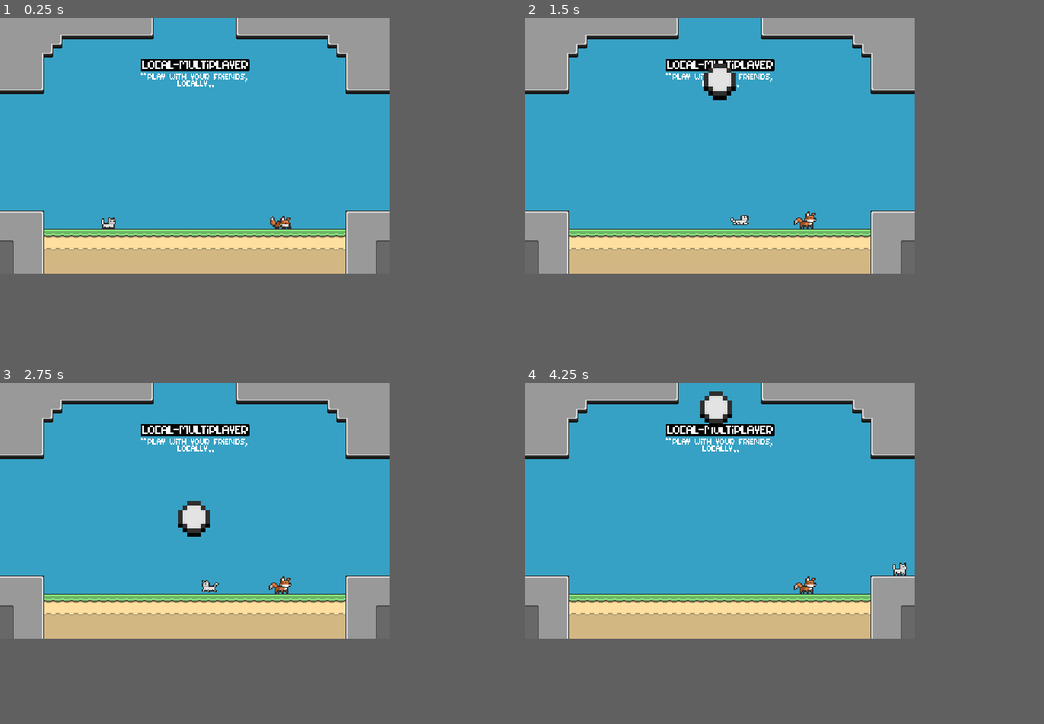
Above: before the commit, frames 1-4 (two rows, left to right).
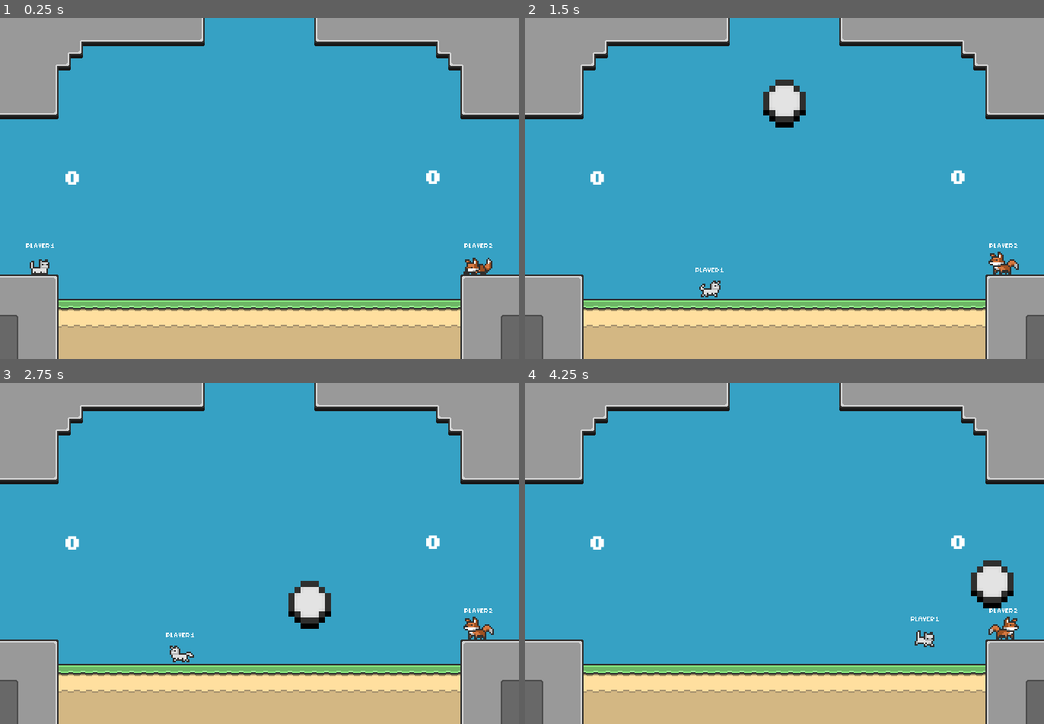
Above: after the commit, the same moments.

Repository: t0qen/juxtra-game
Game: Godot game, scene res://scenes/roots.tscn
Same seed, same stepped clock (60 frames per second), same inputs: the game is played once before the commit and once after it.
Inputs:
- Up to frame 1 (0.25 s): no input
- Up to frame 2 (1.5 s): tap Enter at 0.5 s; hold D (move_right_1) from 0.53 s (still down); tap X (dash_1) at 0.6 s; tap Z (jump_1) at 0.77 s; tap Keypad 0 (dash_2) at 1.35 s
- Up to frame 3 (2.75 s): tap Z (jump_1) at 1.52 s; release D (move_right_1) at 2.03 s; hold Q (move_left_1) from 2.03 s (still down); hold Down (down_2) from 2.03 s (still down)
- Up to frame 4 (4.25 s): release Q (move_left_1) at 2.78 s; release Down (down_2) at 2.78 s; hold D (move_right_1) from 2.78 s (still down); tap Left (move_left_2) at 2.85 s; tap Z (jump_1) at 3.02, 3.77 s; tap Right (move_right_2) at 3.6 s
In our replay, the window is 512x336 before the commit and 682x448 after it. These sizes can differ from the game's own. Grey fills any space a smaller window leaves; there, only what the larger window draws over its background counts as a difference.

The runs differ from the first frame. In frame 1, 42% of the frame differs, in the area x 0-100%, y 0-100%; in frame 2, 43%; in frame 3, 43%; in frame 4, 43%.

Commit message:
Added player's score and name, preparing v0.2 coming out

Diff:
--- a/project.godot
+++ b/project.godot
@@ -24,8 +24,8 @@
 
 [display]
 
-window/size/viewport_width=512
-window/size/viewport_height=336
+window/size/viewport_width=682
+window/size/viewport_height=448
 window/size/mode=2
 window/stretch/mode="canvas_items"
 
@@ -109,6 +109,7 @@
 
 [rendering]
 
+textures/canvas_textures/default_texture_filter=0
 renderer/rendering_method="gl_compatibility"
 renderer/rendering_method.mobile="gl_compatibility"
 lights_and_shadows/directional_shadow/soft_shadow_filter_quality=0
--- a/scenes/camera.tscn
+++ b/scenes/camera.tscn
@@ -4,5 +4,4 @@
 
 [node name="Camera" type="Camera2D"]
 ignore_rotation = false
-zoom = Vector2(0.75, 0.75)
 script = ExtResource("1_cvpoc")
--- a/scenes/local_multi.tscn
+++ b/scenes/local_multi.tscn
@@ -1,11 +1,11 @@
-[gd_scene load_steps=22 format=4 uid="uid://bi3ja6q2d0edq"]
+[gd_scene load_steps=24 format=4 uid="uid://bi3ja6q2d0edq"]
 
 [ext_resource type="Script" uid="uid://bkipvw42ochei" path="res://scenes/scripts/local_multiplayer.gd" id="1_p8ruy"]
 [ext_resource type="Texture2D" uid="uid://bdkfqpm45vsng" path="res://assets/levels/tileset/clouds.png" id="2_evb6e"]
 [ext_resource type="Texture2D" uid="uid://r8nku622d1jt" path="res://assets/levels/tileset/shadows.png" id="3_0kpru"]
 [ext_resource type="Texture2D" uid="uid://dyu4wu4qev4c5" path="res://assets/levels/tileset/custom.png" id="4_28ewj"]
 [ext_resource type="PackedScene" uid="uid://beenxjvyp6tpg" path="res://scenes/goal.tscn" id="5_3q71m"]
-[ext_resource type="Texture2D" uid="uid://hib55hnf64hp" path="res://assets/levels/objects/local multiplayer text.png" id="6_p8ruy"]
+[ext_resource type="FontFile" uid="uid://bb8rdhfu6uqrq" path="res://assets/fonts/Tiny5-Bold.otf" id="7_0kpru"]
 
 [sub_resource type="TileSetAtlasSource" id="TileSetAtlasSource_3aild"]
 texture = ExtResource("2_evb6e")
@@ -409,6 +409,16 @@
 [sub_resource type="TileSet" id="TileSet_14g55"]
 sources/0 = SubResource("TileSetAtlasSource_lw72l")
 
+[sub_resource type="LabelSettings" id="LabelSettings_0kpru"]
+font = ExtResource("7_0kpru")
+font_size = 32
+shadow_size = 0
+
+[sub_resource type="LabelSettings" id="LabelSettings_p8ruy"]
+font = ExtResource("7_0kpru")
+font_size = 32
+shadow_size = 0
+
 [node name="Local Multiplayer" type="Node2D"]
 script = ExtResource("1_p8ruy")
 
@@ -455,18 +465,34 @@
 position = Vector2(0, -419)
 
 [node name="Player 1 spawn" type="Marker2D" parent="Spawn"]
-position = Vector2(-150, 0)
+position = Vector2(-288, -32)
 
 [node name="Player 2 spawn" type="Marker2D" parent="Spawn"]
-position = Vector2(150, 0)
+position = Vector2(288, -32)
 
 [node name="Camera_spawn" type="Marker2D" parent="Spawn"]
 position = Vector2(0, -145)
 
-[node name="LocalMultiplayerText" type="Sprite2D" parent="."]
-texture_filter = 1
-position = Vector2(0, -268)
-texture = ExtResource("6_p8ruy")
+[node name="Player1Score" type="Label" parent="."]
+texture_filter = 1
+offset_left = -255.0
+offset_top = -175.0
+offset_right = -215.0
+offset_bottom = -152.0
+size_flags_horizontal = 4
+text = "1"
+label_settings = SubResource("LabelSettings_0kpru")
+
+[node name="Player2Score" type="Label" parent="."]
+texture_filter = 1
+offset_left = 202.0
+offset_top = -176.0
+offset_right = 257.0
+offset_bottom = -153.0
+text = "1
+"
+label_settings = SubResource("LabelSettings_p8ruy")
+horizontal_alignment = 1
 
 [connection signal="area_entered" from="Goals/Goal2" to="." method="_on_goal_2_area_entered"]
 [connection signal="area_entered" from="Goals/Goal" to="." method="_on_goal_area_entered"]
--- a/scenes/player.tscn
+++ b/scenes/player.tscn
@@ -1,6 +1,8 @@
-[gd_scene load_steps=65 format=3 uid="uid://ux1l01a7iemk"]
+[gd_scene load_steps=67 format=3 uid="uid://ux1l01a7iemk"]
 
 [ext_resource type="Script" uid="uid://e4s2rjoh7grb" path="res://scenes/scripts/player.gd" id="1_0xtnp"]
+[ext_resource type="Texture2D" uid="uid://bpepcd1d1ev3v" path="res://assets/players/player_1_text.png" id="2_dqkch"]
+[ext_resource type="Texture2D" uid="uid://dc7knwnhbv8e0" path="res://assets/players/player_2_text.png" id="3_qlg0r"]
 [ext_resource type="Texture2D" uid="uid://brwkshkxnswr5" path="res://assets/players/player2.png" id="5_ry10l"]
 [ext_resource type="Texture2D" uid="uid://5il8xp6hdywr" path="res://assets/players/player1.png" id="5_ryfuf"]
 
@@ -521,6 +523,20 @@
 before_dash_timer = NodePath("Timers/Before_dash")
 sprites = NodePath("Sprites")
 
+[node name="Player1Text" type="Sprite2D" parent="."]
+visible = false
+texture_filter = 1
+position = Vector2(0, -28)
+scale = Vector2(0.6, 0.6)
+texture = ExtResource("2_dqkch")
+
+[node name="Player2Text" type="Sprite2D" parent="."]
+visible = false
+texture_filter = 1
+position = Vector2(0, -28)
+scale = Vector2(0.6, 0.6)
+texture = ExtResource("3_qlg0r")
+
 [node name="Sprites" type="AnimatedSprite2D" parent="."]
 texture_filter = 1
 position = Vector2(0, -32)
--- a/scenes/scripts/local_multiplayer.gd
+++ b/scenes/scripts/local_multiplayer.gd
@@ -7,6 +7,8 @@
 @onready var player_2_spawn: Marker2D = $"Spawn/Player 2 spawn"
 @onready var player_1_spawn: Marker2D = $"Spawn/Player 1 spawn"
 @onready var camera_spawn: Marker2D = $Spawn/Camera_spawn
+@onready var player_1_score_text: Label = $Player1Score
+@onready var player_2_score_text: Label = $Player2Score
 
 # Goal camera effect
 @export var goal_intensity : float = 0.7
@@ -21,6 +23,8 @@
 var current_camera = null
 var player_1
 var player_2
+var player_1_score : int = 0
+var player_2_score : int = 0
 
 func _ready() -> void:
 	spawn_ball()
@@ -32,6 +36,8 @@
 	else:
 		print("error no initialize game mode : no game mode")
 
+func _process(delta: float) -> void:
+	update_score()
 
 func spawn_camera():
 	current_camera = camera.instantiate()
@@ -48,19 +54,26 @@
 	if area.is_in_group("ball"):
 		print("ball in right goal")
 		current_ball.queue_free()
+		respawn_players()
 		spawn_ball()
 		player_1.camera_shake(goal_intensity, goal_duration, goal_direction)
+		player_1_score = player_1_score+1
 
 func _on_goal_area_entered(area: Area2D) -> void:
 	if area.is_in_group("ball"):
 		print("ball in left goal")
 		current_ball.queue_free()
+		respawn_players()
 		spawn_ball()
 		player_1.camera_shake(goal_intensity, goal_duration, goal_direction)
+		player_2_score = player_2_score+1
 
 func set_game_mode(mode : game_mode):
 	current_game_mode = mode
 
+func update_score():
+	player_1_score_text.text = str(player_1_score)
+	player_2_score_text.text = str(player_2_score)
 
 func initialize_local_players():
 	print("initialize player 1")
@@ -82,3 +95,7 @@
 
 func initialize_multi():
 	pass
+
+func respawn_players():
+	player_1.global_position = player_1_spawn.global_position
+	player_2.global_position = player_2_spawn.global_position
--- a/scenes/scripts/player.gd
+++ b/scenes/scripts/player.gd
@@ -5,6 +5,9 @@
 @export_group("Global")
 @export var current_player : int  # wich player this script is for, can be changed by other script via func
 var player_set : bool = false
+@onready var player_1_text: Sprite2D = $Player1Text
+@onready var player_2_text: Sprite2D = $Player2Text
+
 #region MOVEMENTS
 @export_group("Movements")
 @export var gravity : int = 10 # default gravity
@@ -123,6 +126,14 @@
 	while camera_set != true:
 		print("Camera not set...")
 
+	if current_player == 1:
+		player_1_text.show()
+		player_2_text.hide()
+	else:
+		sprites.flip_h = true # flip player 2 sprite
+		player_1_text.hide()
+		player_2_text.show()
+
 func _physics_process(delta: float) -> void: # each frame we call this function to update player state, for example if he's not on ground we set his state to fall, etc
 	#Engine.time_scale = 0.1
 	get_inputs() # first get inputs
Binary file added: assets/fonts/Bytesized-Regular.ttf
Not shown, added: assets/fonts/Bytesized-Regular.ttf.import
Binary file added: assets/fonts/LowresPixel-Regular.otf
Not shown, added: assets/fonts/LowresPixel-Regular.otf.import
Binary file added: assets/fonts/Tiny5-Bold.otf
Not shown, added: assets/fonts/Tiny5-Bold.otf.import
Binary file added: assets/fonts/tiny5-Regular.otf
Not shown, added: assets/fonts/tiny5-Regular.otf.import
Binary file added: assets/players/player_1_text.png
Not shown, added: assets/players/player_1_text.png.import
Binary file added: assets/players/player_2_text.png
Not shown, added: assets/players/player_2_text.png.import
